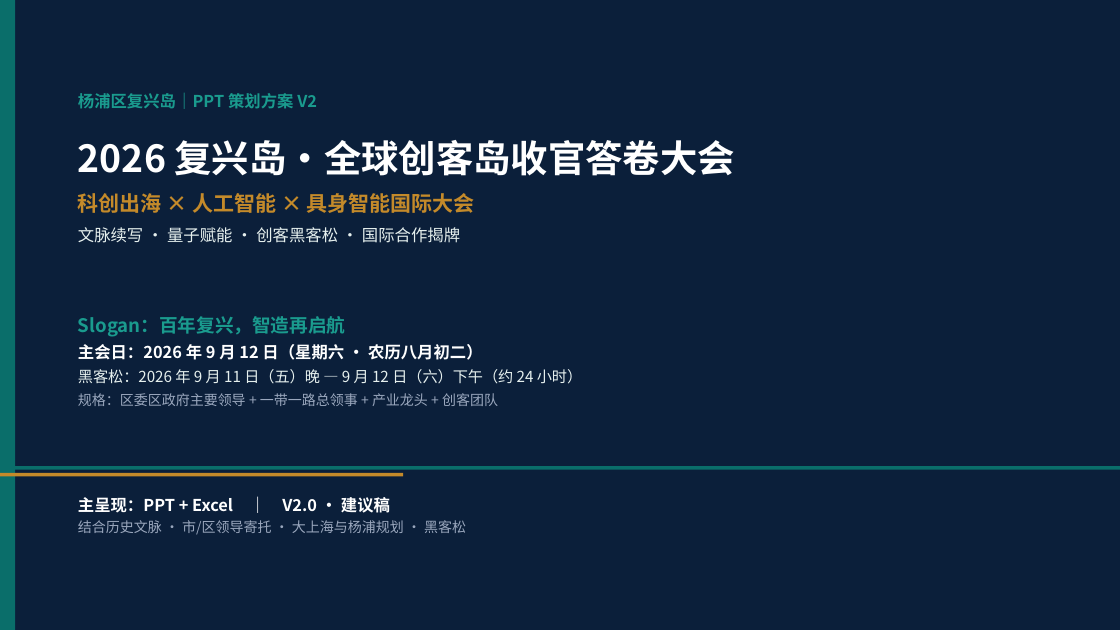
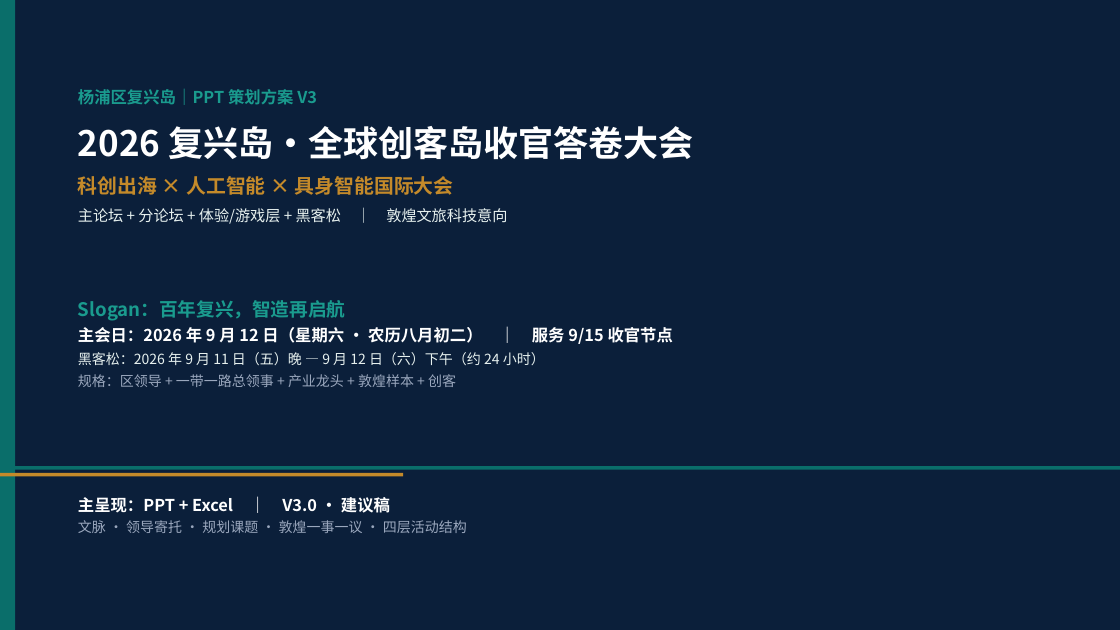
Before and after one commit to hujigang2010-maker/AIDEN, a slide deck: slide 1 of deliverables/复兴岛_全球创客岛_科创出海与具身智能国际大会_策划方案.pptx. Drawn at 1120x630 pixels with LibreOffice and Linux fonts; fonts in the diff are those of the drawing. Boxes give left, top, right and bottom in pixels: in the first picture for what was removed or moved away, otherwise in the second. Text is boxed around its words. In the diff, an @@ line names an element or a change of style, - is before the commit and + after.

```diff
--- a/deliverables/复兴岛_全球创客岛_科创出海与具身智能国际大会_策划方案.pptx
+++ b/deliverables/复兴岛_全球创客岛_科创出海与具身智能国际大会_策划方案.pptx
@@ text at [78, 89, 317, 105]: text changed @@
-杨浦区复兴岛｜PPT 策划方案 V2
+杨浦区复兴岛｜PPT 策划方案 V3
@@ text "2026 复兴岛·全球创客岛收官答卷大会": place and size @@
-text "2026 复兴岛·全球创客岛收官答卷大会" at [78, 140, 735, 243]
+text "2026 复兴岛·全球创客岛收官答卷大会" at [78, 126, 693, 224]
@@ text at [78, 126, 693, 195]: size 32 to 30 pt in "2026 复兴岛·全球创客岛收官答卷大会"; size 18 to 17 pt in "科创出海 × 人工智能 × 具身智能国际大会"; less space between paragraphs @@
@@ text at [78, 208, 507, 224]: text changed; size 14 to 13 pt @@
-文脉续写 · 量子赋能 · 创客黑客松 · 国际合作揭牌
+主论坛 + 分论坛 + 体验/游戏层 + 黑客松 ｜ 敦煌文旅科技意向
@@ text "Slogan：百年复兴，智造再启航": place and size @@
-text "Slogan：百年复兴，智造再启航" at [78, 316, 582, 406]
+text "Slogan：百年复兴，智造再启航" at [78, 300, 673, 387]
@@ text at [78, 327, 673, 344]: text changed @@
-主会日：2026 年 9 月 12 日（星期六 · 农历八月初二）
+主会日：2026 年 9 月 12 日（星期六 · 农历八月初二） ｜ 服务 9/15 收官节点
@@ text at [78, 352, 545, 365]: size 13 to 12 pt in "黑客松：2026 年 9 月 11 日（五）晚 — ..." @@
@@ text at [78, 374, 456, 387]: text changed @@
-规格：区委区政府主要领导 + 一带一路总领事 + 产业龙头 + 创客团队
+规格：区领导 + 一带一路总领事 + 产业龙头 + 敦煌样本 + 创客
@@ text at [78, 497, 467, 533]: text changed @@
-主呈现：PPT + Excel ｜ V2.0 · 建议稿
-结合历史文脉 · 市/区领导寄托 · 大上海与杨浦规划 · 黑客松
+主呈现：PPT + Excel ｜ V3.0 · 建议稿
+文脉 · 领导寄托 · 规划课题 · 敦煌一事一议 · 四层活动结构
```
Also in this commit, not shown: 19 other slides changed, 4 slides added, 5 other files.
